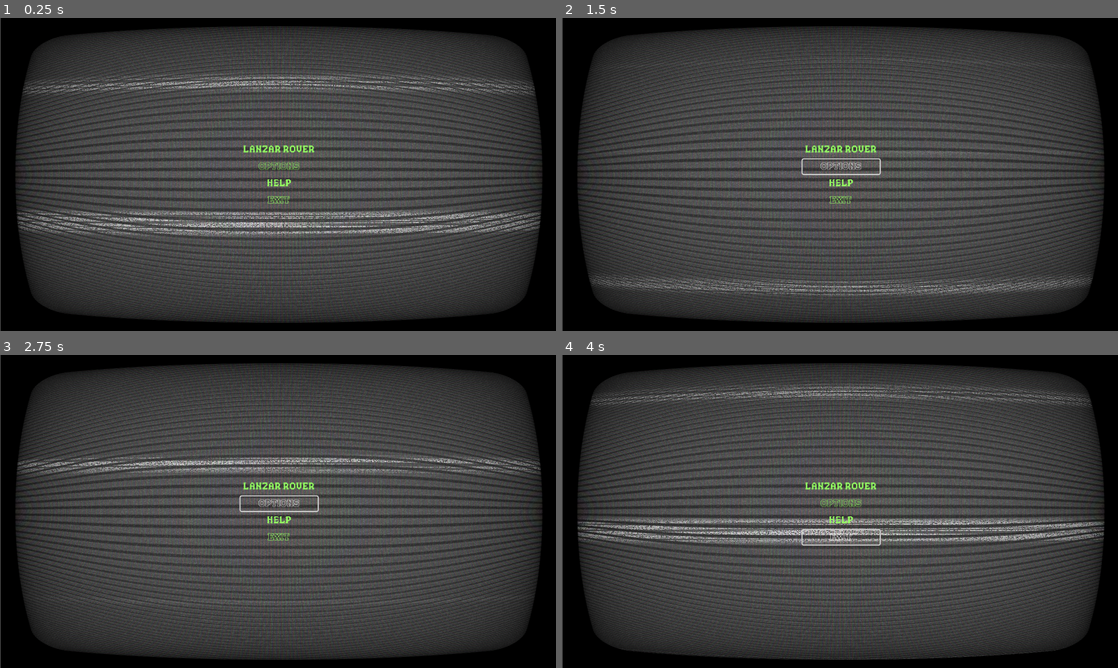
Above: before the commit, frames 1-4 (two rows, left to right).
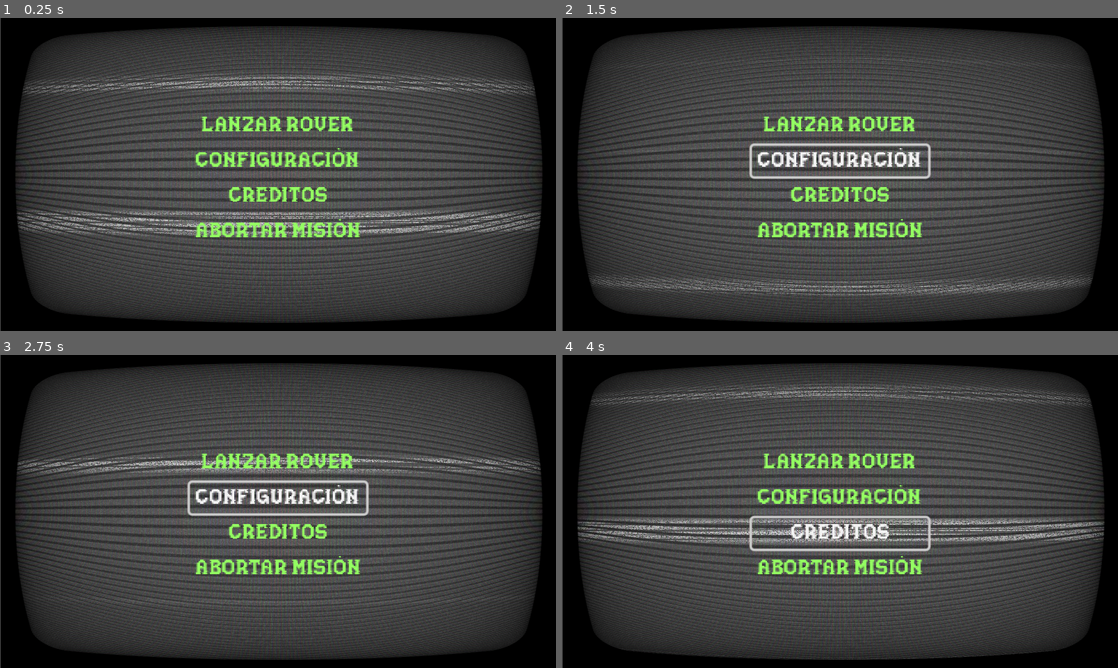
Above: after the commit, the same moments.

Repository: AngelVF26/SeviJam
Game: Godot game, scene res://Escenas/main_menu.tscn
Same seed, same stepped clock (60 frames per second), same inputs: the game is played once before the commit and once after it.
Inputs (mouse positions are in pixels of both pictures, inside the frame that each line leads up to):
- Up to frame 1 (0.25 s): no input
- Up to frame 2 (1.5 s): click "LANZAR ROVER" at 0.5 s; click (840, 165) at 1.25 s, where only the run before the commit has a clickable "OPTIONS"
- Up to frame 3 (2.75 s): click (278, 498) at 2 s, where only the run after the commit has a clickable "CONFIGURACIÓN"
- Up to frame 4 (4 s): click (840, 520) at 2.75 s, where only the run before the commit has a clickable "HELP"; click (840, 533) at 3.5 s, where only the run after the commit has a clickable "CREDITOS"

The runs differ from the first frame. In frame 1, 3.6% of the frame differs, in the area x 35-65%, y 31-71%; in frame 2, 4.4%, in the area x 33-67%, y 31-71%; in frame 3, 4.4%; in frame 4, 4.4%.

Commit message:
GdScriptMainMenu
Creacion GDSCript para main menu y todos los assets

Diff:
--- /dev/null
+++ b/videojuego/Escenas/main_menu.gd
@@ -0,0 +1,16 @@
+extends Control
+
+@onready var lanzar_rover: Button = $ColorRect/GridContainer/LanzarRover
+@onready var configuracion: Button = $ColorRect/GridContainer/Configuracion
+@onready var creditos: Button = $ColorRect/GridContainer/Creditos
+@onready var abortar_mision: Button = $ColorRect/GridContainer/AbortarMision
+
+
+# Called when the node enters the scene tree for the first time.
+func _ready() -> void:
+	pass # Replace with function body.
+
+
+# Called every frame. 'delta' is the elapsed time since the previous frame.
+func _process(delta: float) -> void:
+	pass
--- a/videojuego/Escenas/main_menu.tscn
+++ b/videojuego/Escenas/main_menu.tscn
@@ -1,8 +1,8 @@
 [gd_scene load_steps=5 format=3 uid="uid://dp72y1cpplub5"]
 
 [ext_resource type="Shader" uid="uid://dmn1w1hk2bo6q" path="res://Assets/Shader/CRT.gdshader" id="1_hjcy7"]
+[ext_resource type="Script" uid="uid://wcadk5khr5xk" path="res://Escenas/main_menu.gd" id="1_qn7j5"]
 [ext_resource type="FontFile" uid="uid://56w31xhqvaqt" path="res://Assets/Fonts/pixelmax-font/Pixelmax-vnR7A.otf" id="1_r8uxs"]
-[ext_resource type="FontFile" uid="uid://21eeheau3hbn" path="res://Assets/Fonts/pixelmax-font/PixelmaxOutline-lx8Rd.otf" id="2_a3sw6"]
 
 [sub_resource type="ShaderMaterial" id="ShaderMaterial_qn7j5"]
 resource_local_to_scene = true
@@ -39,6 +39,7 @@
 offset_bottom = -1080.0
 grow_horizontal = 2
 grow_vertical = 2
+script = ExtResource("1_qn7j5")
 
 [node name="ColorRect" type="ColorRect" parent="."]
 material = SubResource("ShaderMaterial_qn7j5")
@@ -54,41 +55,43 @@
 anchor_top = 0.5
 anchor_right = 0.5
 anchor_bottom = 0.5
-offset_left = -66.5
-offset_top = -56.0
-offset_right = 66.5
-offset_bottom = 56.0
+offset_left = -75.00006
+offset_top = -44.00003
+offset_right = 68.0
+offset_bottom = 68.0
 grow_horizontal = 2
 grow_vertical = 2
-scale = Vector2(2, 2)
-pivot_offset = Vector2(65.109375, 54.234375)
+scale = Vector2(4.2547836, 4.2091584)
+pivot_offset = Vector2(71.14159, 55.236492)
 
-[node name="Button" type="Button" parent="ColorRect/GridContainer"]
+[node name="LanzarRover" type="Button" parent="ColorRect/GridContainer"]
+texture_filter = 1
 layout_mode = 2
 theme_override_colors/font_color = Color(0.57852244, 0.99999994, 0.3850331, 1)
 theme_override_fonts/font = ExtResource("1_r8uxs")
 text = "LANZAR ROVER"
 flat = true
 
-[node name="Button2" type="Button" parent="ColorRect/GridContainer"]
-layout_mode = 2
-theme_override_colors/font_color = Color(0.5803922, 1, 0.38431373, 1)
-theme_override_fonts/font = ExtResource("2_a3sw6")
-text = "OPTIONS"
-flat = true
-
-[node name="Button3" type="Button" parent="ColorRect/GridContainer"]
+[node name="Configuracion" type="Button" parent="ColorRect/GridContainer"]
 texture_filter = 1
 layout_mode = 2
 theme_override_colors/font_color = Color(0.5803922, 1, 0.38431373, 1)
 theme_override_fonts/font = ExtResource("1_r8uxs")
-text = "HELP"
+text = "CONFIGURACIÓN"
 flat = true
 
-[node name="Button4" type="Button" parent="ColorRect/GridContainer"]
+[node name="Creditos" type="Button" parent="ColorRect/GridContainer"]
 texture_filter = 1
 layout_mode = 2
 theme_override_colors/font_color = Color(0.5803922, 1, 0.38431373, 1)
-theme_override_fonts/font = ExtResource("2_a3sw6")
-text = "EXIT"
+theme_override_fonts/font = ExtResource("1_r8uxs")
+text = "CREDITOS"
 flat = true
+
+[node name="AbortarMision" type="Button" parent="ColorRect/GridContainer"]
+texture_filter = 1
+layout_mode = 2
+theme_override_colors/font_color = Color(0.5803922, 1, 0.38431373, 1)
+theme_override_fonts/font = ExtResource("1_r8uxs")
+text = "ABORTAR MISIÓN"
+flat = true
Not shown, added: videojuego/Escenas/main_menu.gd.uid
